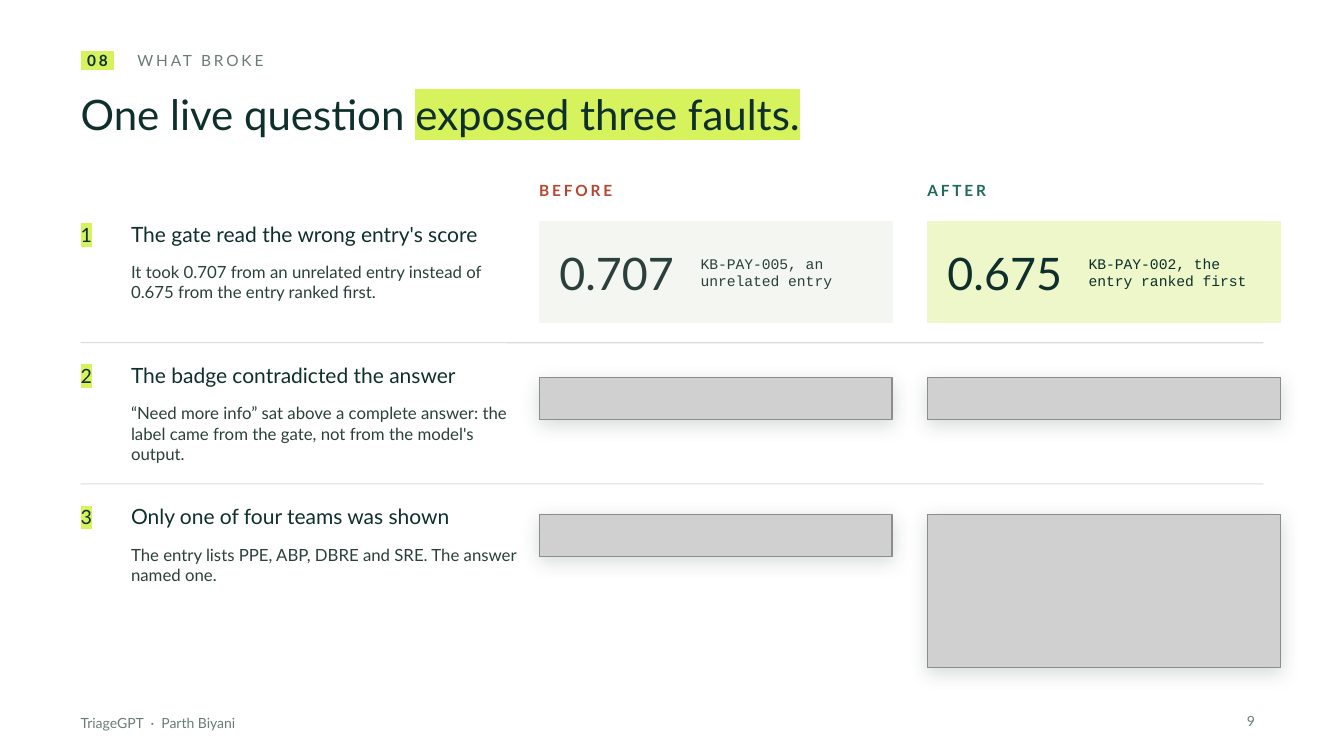
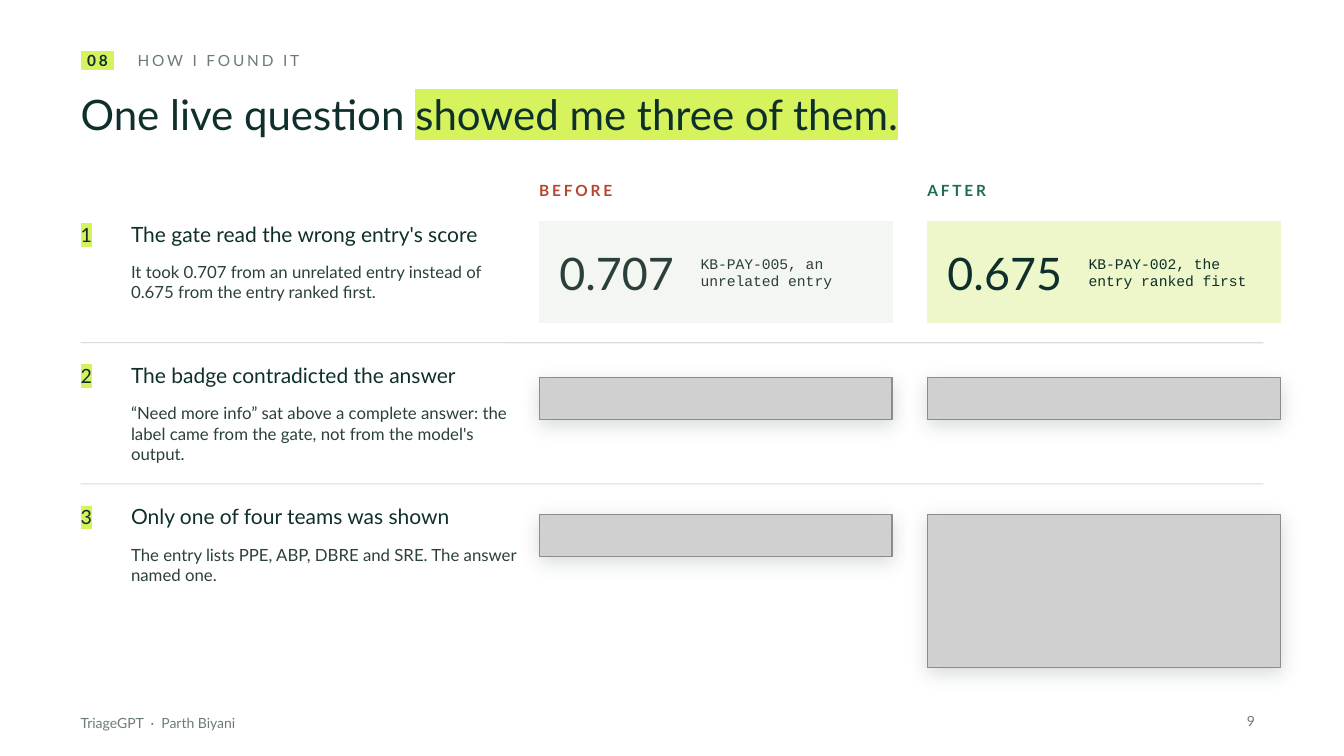
Before and after one commit to ParthBiyani/AI-Troubleshooting-Assistant, a slide deck: slide 9 of docs/presentation/TriageGPT_deck.pptx. Drawn at 1344x756 pixels with LibreOffice and Linux fonts; fonts in the diff are those of the drawing; grey boxes stand for pictures. Boxes give left, top, right and bottom in pixels: in the first picture for what was removed or moved away, otherwise in the second. Text is boxed around its words. In the diff, an @@ line names an element or a change of style, - is before the commit and + after.

```diff
--- a/docs/presentation/TriageGPT_deck.pptx
+++ b/docs/presentation/TriageGPT_deck.pptx
@@ text at [87,54,299,66]: text changed @@
-08 WHAT BROKE
+08 HOW I FOUND IT
@@ title at [81,99,898,138]: text changed @@
-One live question exposed three faults.
+One live question showed me three of them.
```
Also in this commit, not shown: 4 other slides changed, 1 slide added.
